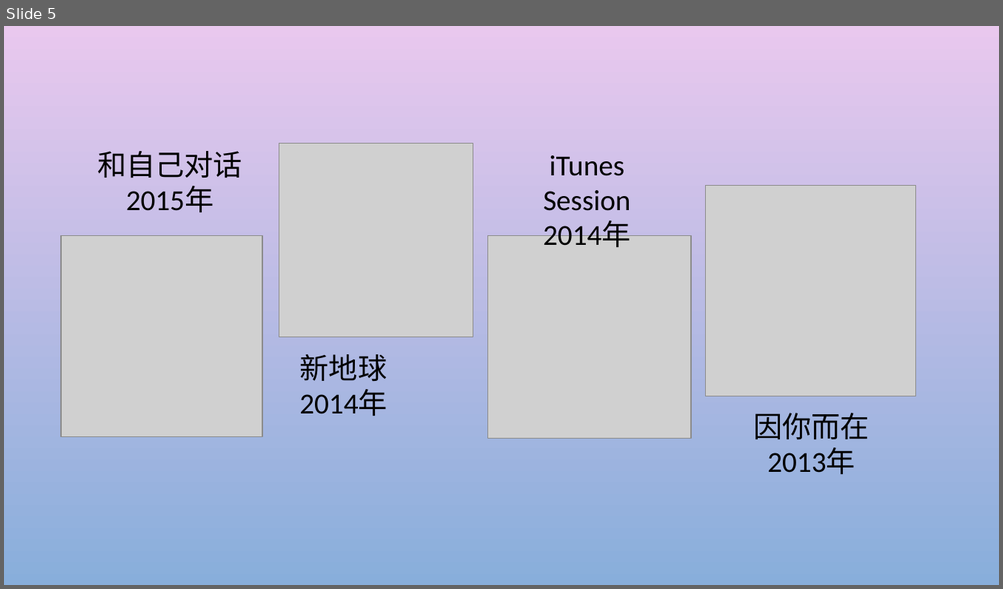
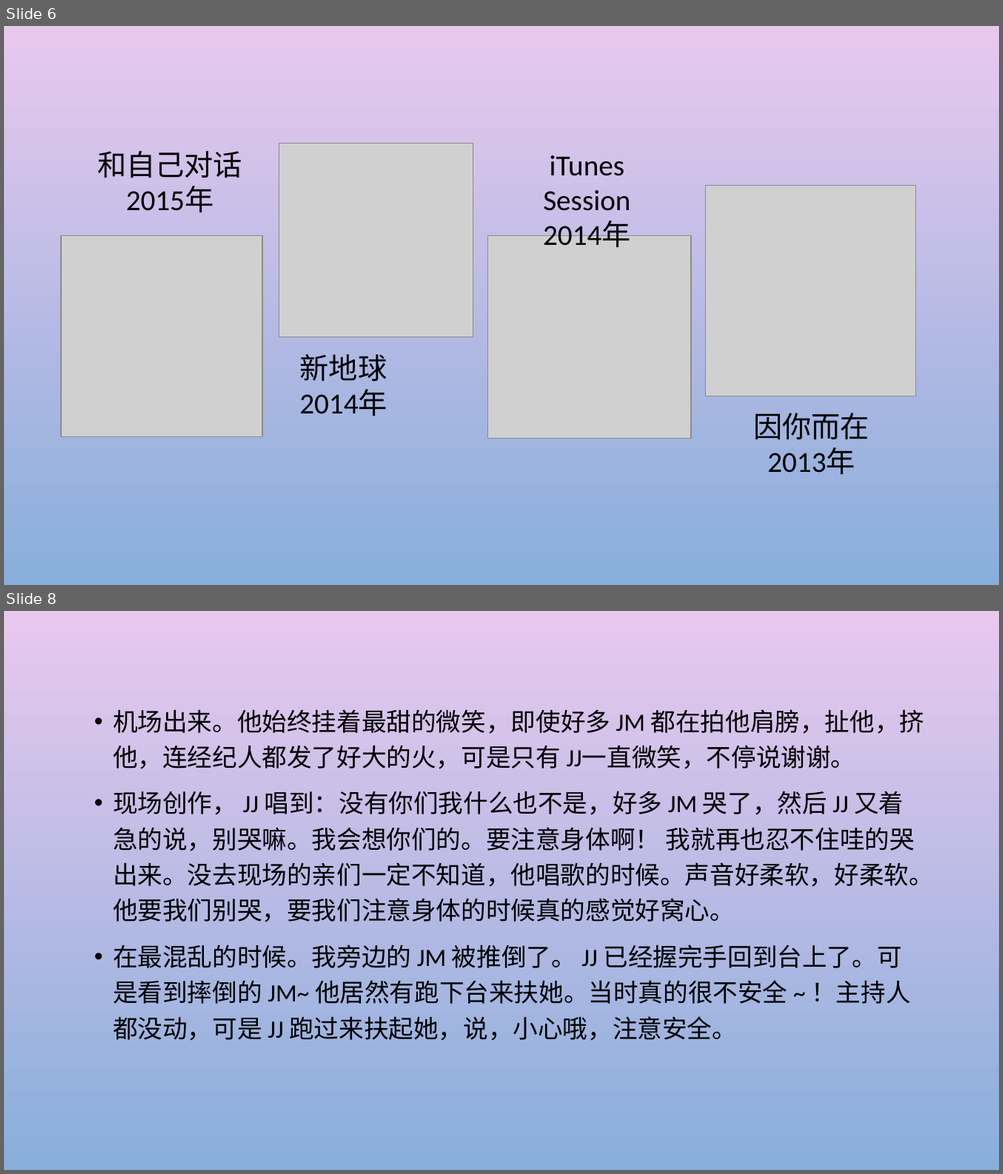
Before and after one commit to zjyechang/myProject, a slide deck: ppt/yechang.pptx. Shown one above the other, each under a label of ours: slide 5 before the commit, slides 6 and 8 after it; the slides between them are not shown. The pictures are 1003x589 and 1003x1174 pixels, drawn with LibreOffice and Linux fonts; fonts in the diff are those of the drawing; grey boxes stand for pictures; background and template pictures are left out. Boxes give left, top, right and bottom in pixels: in the first picture for what was removed or moved away, otherwise in the second. Text is boxed around its words. In the diff, an @@ line names an element or a change of style, - is before the commit and + after.

```diff
--- a/ppt/yechang.pptx
+++ b/ppt/yechang.pptx
@@ slide 8 added at (4, 611, 999, 1170), background picture (left out) @@
@@ text added at (113, 709, 933, 1041), 24 pt, text #000000 @@
+• 机场出来。他始终挂着最甜的微笑，即使好多 JM 都在拍他肩膀，扯他，挤他，连经纪人都发了好大的火，可是只有 JJ一直微笑，不停说谢谢。
+• 现场创作， JJ 唱到：没有你们我什么也不是，好多 JM 哭了，然后 JJ 又着急的说，别哭嘛。我会想你们的。要注意身体啊！ 我就再也忍不住哇的哭出来。没去现场的亲们一定不知道，他唱歌的时候。声音好柔软，好柔软。他要我们别哭，要我们注意身体的时候真的感觉好窝心。
+• 在最混乱的时候。我旁边的 JM 被推倒了。 JJ 已经握完手回到台上了。可是看到摔倒的 JM~ 他居然有跑下台来扶她。当时真的很不安全 ~ ！主持人都没动，可是 JJ 跑过来扶起她，说，小心哦，注意安全。
@@ what was slide 5 is now slide 6 @@
```
Also in this commit, not shown: 1 slide changed, 5 other slides added, 1 slide removed, 8 other files.
